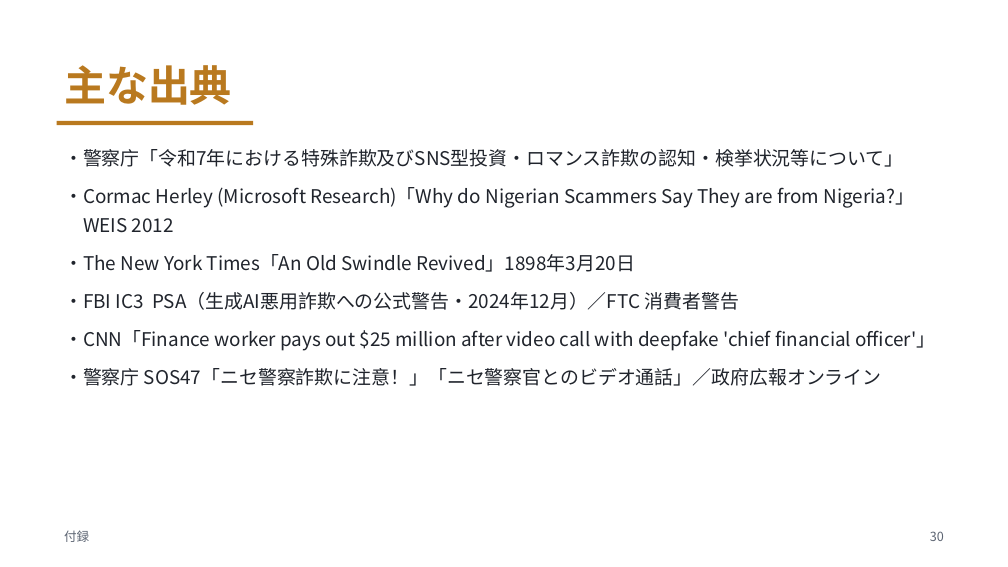
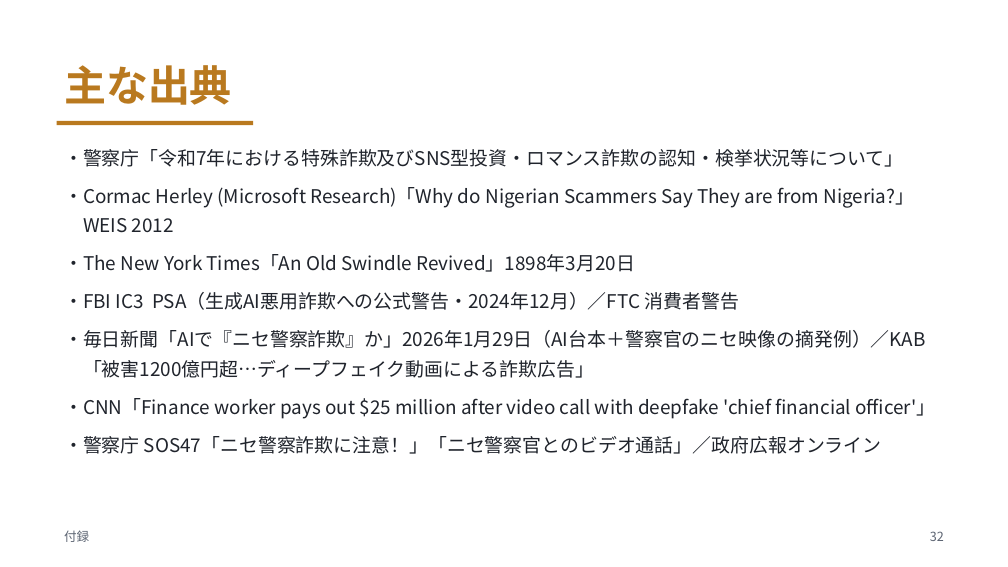
Before and after one commit to meitekku/deepfake-talk-v2, a slide deck: slide 32 of slides/deepfake-talk.pptx (slide 30 before the commit). Drawn at 1008x567 pixels with LibreOffice and Linux fonts; fonts in the diff are those of the drawing. Boxes give left, top, right and bottom in pixels: in the first picture for what was removed or moved away, otherwise in the second. Text is boxed around its words. In the diff, an @@ line names an element or a change of style, - is before the commit and + after.

Commit message:
第2部を再構成: あまり聞かない→実はある(有名人1,200億+摘発例)→圧倒的に多いのは警察偽番号→海外では一般家庭→差は材料→予測へ(全32枚)

```diff
--- a/slides/deepfake-talk.pptx
+++ b/slides/deepfake-talk.pptx
@@ text at (64,330,926,378): paragraph added @@
+・毎日新聞「AIで『ニセ警察詐欺』か」2026年1月29日（AI台本＋警察官のニセ映像の摘発例）／KAB「被害1200億円超…ディープフェイク動画による詐欺広告」
@@ text at (930,531,944,541): text changed @@
-30
+32
```
Also in this commit, not shown: 14 other slides changed, 2 slides added, 4 other files.
